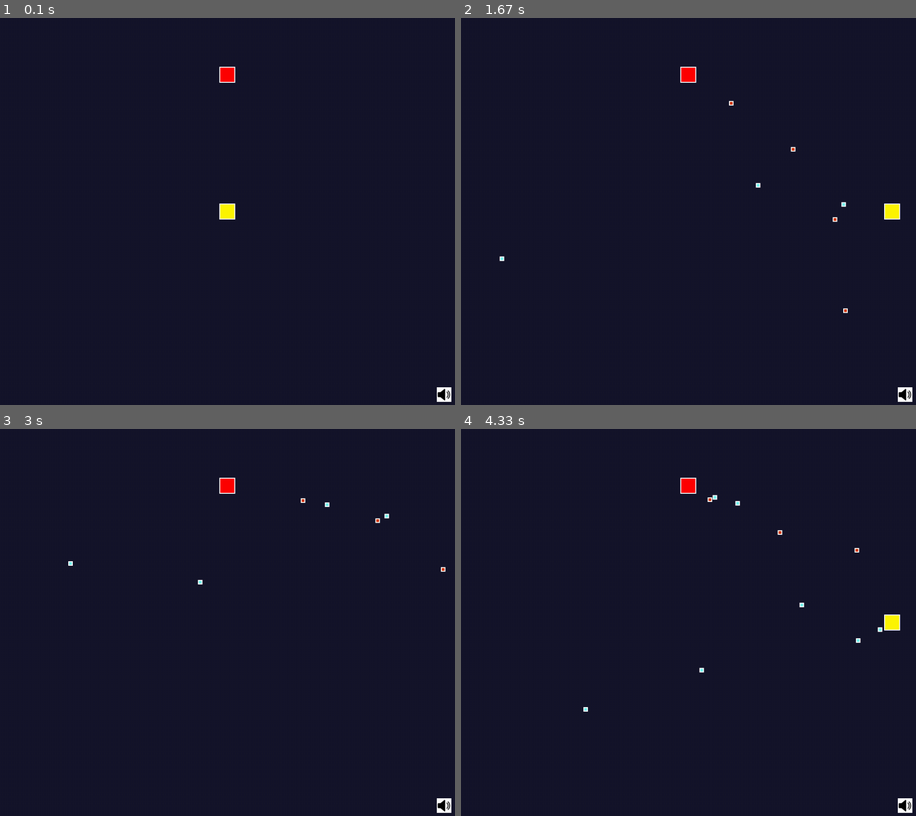
Above: before the commit, frames 1-4 (two rows, left to right).
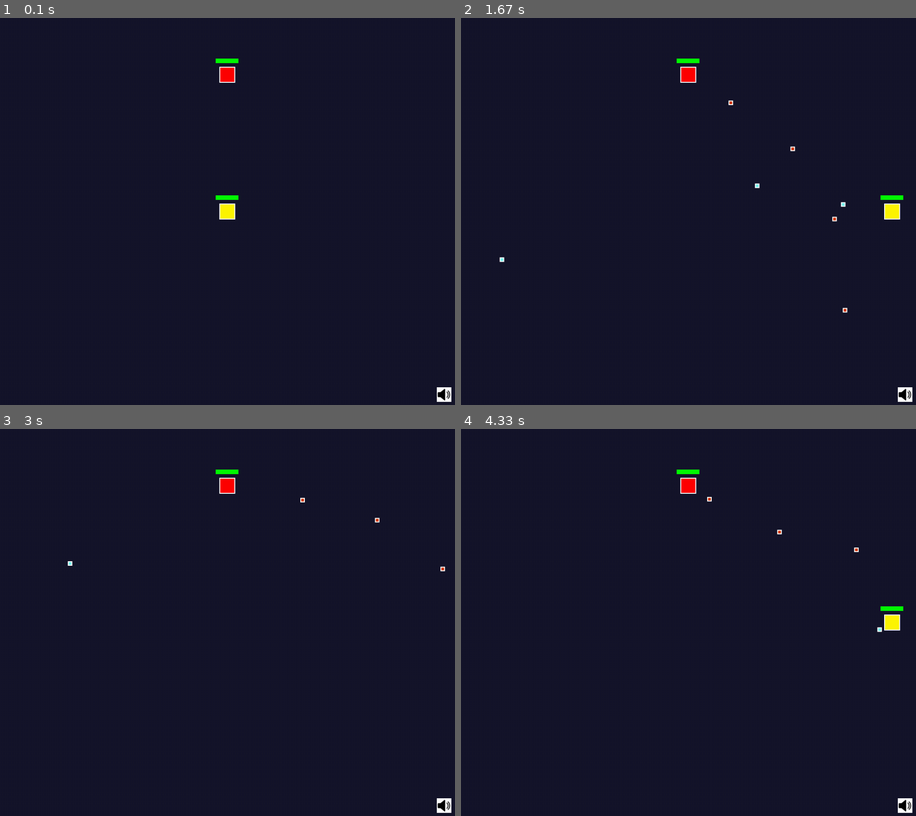
Above: after the commit, the same moments.

Repository: LuizBudeu/Pygame
Game: pygame game, started from BulletHell/main.py
Two runs of this game, one before a commit and one after it. Both use one fixed random seed, a clock stepped at 60 frames per second and the inputs below.
Inputs (mouse positions are in pixels of both pictures, inside the frame that each line leads up to):
- Up to frame 1 (0.1 s): no input
- Up to frame 2 (1.67 s): hold M 0.33-0.8 s; hold Right 0.33-0.8 s; move the mouse to (670, 226) at 0.37 s; hold M 0.83-1.3 s; hold Right 0.83-1.3 s; move the mouse to (834, 199) at 0.87 s; tap Space at 1.33 s
- Up to frame 3 (3 s): hold Right 1.67-2.13 s; move the mouse to (86, 564) at 1.7 s; hold Up 2.17-2.47 s; move the mouse to (295, 487) at 2.2 s; hold Right 2.5-2.97 s; move the mouse to (282, 657) at 2.53 s
- Up to frame 4 (4.33 s): hold Left 3-3.53 s; move the mouse to (697, 490) at 3.03 s; hold Down 3.57-3.87 s; move the mouse to (524, 610) at 3.6 s; hold Left 3.9-4.3 s; move the mouse to (693, 665) at 3.93 s

The runs differ from the first frame. In frame 1, 0.1% of the frame differs, in the area x 47-53%, y 10-48%; in frame 2, 0.2%; in frame 3, 0.1%; in frame 4, 0.3%, in the area x 26-98%, y 10-74%.

Commit message:
workspace overhaul

Diff:
--- a/BulletHell/bullet.py
+++ b/BulletHell/bullet.py
@@ -1,10 +1,10 @@
 import pygame
-from utils.settings import *
-from utils.ui_utils import *
-from entity import Entity
+from common.settings import *
+from common.ui_utils import *
+from common.entity import Entity
 
 
 class Bullet(Entity):
-    def __init__(self, x, y, width, height, color):
-        super().__init__(x, y, width, height, color)
+    def __init__(self, x, y, width, height, color, name):
+        super().__init__(x, y, width, height, color, name)
         self.vel_mod = 8
--- a/BulletHell/entity.py
+++ b/BulletHell/common/entity.py
@@ -1,21 +1,30 @@
 import pygame
 import math
-from utils.settings import *
+from .settings import *
 
 
 
 class Entity:
-    def __init__(self, x, y, width, height, color):
+    unique_id = 0
+
+    def __init__(self, x, y, width, height, color, name="unnamed_entity", max_health=None):
+        self.name = name
+        self.id = Entity.unique_id
+        Entity.unique_id += 1
+
         self.x = x
         self.y = y
         self.width = width
         self.height = height
-        self.center = (x + self.width / 2, y + self.height / 2)
+        self.dimension = (self.width, self.height)
         self.color = color
         self.rect = pygame.Rect(self.x, self.y, self.width, self.height)
         self.velx = 0
         self.vely = 0
-        self.vel_mod = 5
+        self.vel_mod = 0
+        self.lifebar = None
+        self.max_health = max_health
+        self.health = max_health
 
     def update(self):
         if self.velx == 0 or self.vely == 0:
@@ -25,7 +34,6 @@
             self.x += self.velx / math.sqrt(2)
             self.y += self.vely / math.sqrt(2)
 
-        self.center = (self.x + self.width / 2, self.y + self.height / 2)
         self.rect = pygame.Rect(self.x, self.y, self.width, self.height)
 
     def set_center_position(self, center):
@@ -34,18 +42,32 @@
         self.rect = pygame.Rect(self.x, self.y, self.width, self.height)
 
     def get_center_position(self):
-        return self.x + self.width / 2, self.y + self.height / 2
+        return self.rect.center
 
     def get_topleft_position(self):
-        return self.x, self.y
+        return self.rect.topleft
 
     def set_topleft_position(self, topleft):
-        self.x = topleft[0]
-        self.y = topleft[1]
-        self.rect = pygame.Rect(self.x, self.y, self.width, self.height)
+        self.rect.topleft = topleft
 
     def draw(self, screen):
         pygame.draw.rect(screen, self.color, self.rect)
 
     def show_hitbox(self, screen):
         pygame.draw.rect(screen, WHITE, self.rect, 2)
+
+    def hit(self, other_rect):
+        if self.rect.colliderect(other_rect):
+            return True
+        return False
+
+    def out_of_bounds(self):
+        if self.x + self.width + 10 < 0 or self.x > WINDOW_SIZE[0] + 10:
+            return True
+        elif self.y + self.height + 10 < 0 or self.y > WINDOW_SIZE[1] + 10:
+            return True
+        else:
+            return False
+
+    def take_damage(self, damage):
+        self.health -= damage
--- a/CameraMovementTest/utils/ui_utils.py
+++ b/BulletHell/common/ui_utils.py
@@ -33,8 +33,6 @@
             return True
         return False
 
-
-
 def write_text(screen, text='Insert text here', font_size=50, color=(0, 0, 0), center_pos=(WINDOW_SIZE[0]//2, WINDOW_SIZE[1]//2), topleft_pos = None):
     font = pygame.font.Font("freesansbold.ttf", font_size)
     text_surf = font.render(text, True, color)
@@ -43,7 +41,6 @@
     else:
         text_rect = text_surf.get_rect(topleft=topleft_pos)
     screen.blit(text_surf, text_rect)
-
 
 def draw_transparent_rect(screen, center_pos=(100, 100), topleft_pos=None, dim=WINDOW_SIZE, color=(255, 255, 255)):
     s = pygame.Surface(dim)  # the size of your rect
@@ -55,6 +52,5 @@
     else:
         screen.blit(s, (center_pos[0]-dim[0]//2, center_pos[1]-dim[1]//2))
 
-
 def get_mouse_pos():
     return pygame.mouse.get_pos()
--- a/BulletHell/enemy.py
+++ b/BulletHell/enemy.py
@@ -1,27 +1,34 @@
 import pygame
 import math
-from utils.settings import *
-from utils.ui_utils import *
-from entity import Entity
+from common.settings import *
+from common.ui_utils import *
+from common.entity import Entity
 from bullet import Bullet
+from lifebar import Lifebar
 
 
 class Enemy(Entity):
-    def __init__(self, x, y, width, height, color):
-        super().__init__(x, y, width, height, color)
+    def __init__(self, x, y, width, height, color, name, max_health):
+        super().__init__(x, y, width, height, color, name, max_health)
         self.vel_mod = 2
         self.fire_rate = 250
 
     def shoot(self, entities, player):
-        bullet = Bullet(self.center[0], self.center[1], 10, 10, REDDISHBROWN)
-        bullet.set_center_position((self.center[0], self.center[1]))
+        bullet = Bullet(self.rect.centerx, self.rect.centery, 10, 10, REDDISHBROWN, 'bullet')
+        bullet.set_center_position((self.rect.centerx, self.rect.centery))
         angle = self.get_bullet_direction(player)
         bullet.velx = bullet.vel_mod * math.cos(angle)
         bullet.vely = bullet.vel_mod * math.sin(angle)
-        entities.append(bullet)
+        entities[bullet.id] = bullet
 
     def get_bullet_direction(self, player):
         center = self.get_center_position()
         player_center = player.get_center_position()
         angle = math.atan2(player_center[1] - center[1], player_center[0] - center[0])
         return angle
+
+    def show_lifebars(self, screen):
+        self.lifebar = Lifebar(self.x, self.y, 50, 10, max_health=self.max_health)
+        self.lifebar.take_damage(self.max_health - self.health)
+        self.lifebar.set_center_position((self.rect.centerx, self.rect.centery - 30))
+        self.lifebar.draw(screen)
--- a/BulletHell/game.py
+++ b/BulletHell/game.py
@@ -3,8 +3,8 @@
 from pygame import mixer
 import sys
 import time
-from utils.settings import *
-from utils.ui_utils import *
+from common.settings import *
+from common.ui_utils import *
 from player import Player
 from enemy import Enemy
 
@@ -19,9 +19,9 @@
         pygame.display.set_caption("Bullet Hell")
 
         self.init_game()
-        self.game_loop(show_hitboxes=True)
-
-    def game_loop(self, show_hitboxes=False):
+        self.game_loop()
+
+    def game_loop(self):
         while True:
             self.screen.fill(NIGHTBLUE)
 
@@ -80,21 +80,21 @@
                     self.player.can_dash = True
                     pygame.time.set_timer(self.player_dash_ready, 0)
 
-            self.screen_update(show_hitboxes)
+            self.screen_update()
 
             pygame.display.update()
             self.clock.tick(120)
 
     def init_game(self):
-        self.player = Player(WINDOW_SIZE[0]/2, WINDOW_SIZE[1]/2, 35, 35, YELLOW)
+        self.player = Player(WINDOW_SIZE[0]/2, WINDOW_SIZE[1]/2, 35, 35, YELLOW, 'player', max_health=100)
         self.player.set_center_position((WINDOW_SIZE[0]/2, WINDOW_SIZE[1]/2))
 
-        self.enemy = Enemy(WINDOW_SIZE[0]/2, WINDOW_SIZE[1]/2, 35, 35, RED)
+        self.enemy = Enemy(WINDOW_SIZE[0]/2, WINDOW_SIZE[1]/2, 35, 35, RED, 'enemy', max_health=100)
         self.enemy.set_center_position((WINDOW_SIZE[0]/2, WINDOW_SIZE[1]/2 - 300))
 
-        self.entities = []
-        self.entities.append(self.player)
-        self.entities.append(self.enemy)
+        self.entities = {}
+        self.add_entity(self.player)
+        self.add_entity(self.enemy)
 
         self.muted = False
 
@@ -113,63 +113,52 @@
         self.player_dash_ready = pygame.USEREVENT + 2
         pygame.time.set_timer(self.player_dash_ready, 0)
 
-    def load_images(self):
-        unmuted_icon_surf = pygame.image.load("assets/images/unmuted_icon.png").convert_alpha()
-        muted_icon_surf = pygame.image.load("assets/images/muted_icon.png").convert_alpha()
-
-        self.images = {
-            'unmuted_icon': unmuted_icon_surf,
-            'muted_icon': muted_icon_surf
-        }
-
-    def load_sounds(self):
-        mixer.music.load(f"assets/sound/music/gameloop{random.randint(1, 3)}.ogg")
-        mixer.music.set_volume(0.2)
-
-        self.bullet_sound = mixer.Sound("assets/sound/effects/laser.wav")
-        self.dash_sound = mixer.Sound("assets/sound/effects/dash2.wav")
-
-        self.sounds = {
-            self.bullet_sound: {'volume': 0.03},
-            self.dash_sound: {'volume': 0.07}
-        }
-
-        for sound in self.sounds:
-            mixer.Sound.set_volume(sound, self.sounds[sound]['volume'])
-
-    def play_background_music(self):
-        mixer.music.play(-1)
-
-    def mute_all_sounds(self):
-        mixer.music.set_volume(0)
-        for sound in self.sounds:
-            mixer.Sound.set_volume(sound, 0)
-
-    def unmute_all_sounds(self):
-        mixer.music.set_volume(0.2)
-        for sound in self.sounds:
-            mixer.Sound.set_volume(sound, self.sounds[sound]['volume'])
+    def screen_update(self):
+        for entity in self.entities.values():
+            entity.update()
+            entity.draw(self.screen)
+
+        self.handle_player()
+        self.handle_enemies()
+        self.handle_bullets()
+        #print(self.player.health)
+
+        self.draw_ui()
+        self.cleanup()
 
     def handle_player(self):
+        # Dash handling
         if self.player.dashing:
             self.player.dash(self.dash_sound)
             self.player.current_dash_frames -= 1
-
         if self.player.current_dash_frames <= 0:
             self.player.set_intangible(False)
             self.player.dashing = False
             self.player.current_dash_frames = self.player.max_dash_frames
 
-    def screen_update(self, show_hitboxes):
-        self.handle_player()
-
-        for entity in self.entities:
-            entity.update()
-            entity.draw(self.screen)
-            if show_hitboxes:
+        # Hit detection
+        for bullet in self.get_entities_from_name('bullet'):
+            if self.player.hit(bullet) and not self.player.intangible:
+                print("dano")
+                self.player.take_damage(25)
+
+        # Visual effects
+        self.player.show_lifebars(self.screen)
+        self.player.show_hitbox(self.screen)
+
+    def handle_enemies(self):
+        for entity in self.entities.values():
+            if entity.name == 'enemy':
+                entity.show_lifebars(self.screen)
                 entity.show_hitbox(self.screen)
 
-        self.draw_ui()
+    def handle_bullets(self):
+        for entity in self.entities.values():
+            if entity.name == 'bullet':
+                entity.show_hitbox(self.screen)
+
+                if entity.out_of_bounds():
+                    entity.name = 'to_be_deleted'
 
     def draw_ui(self):
         self.draw_sound_icon()
@@ -179,3 +168,52 @@
             self.screen.blit(self.images['unmuted_icon'], (WINDOW_SIZE[0] - 40, WINDOW_SIZE[1] - 40))
         else:
             self.screen.blit(self.images['muted_icon'], (WINDOW_SIZE[0] - 40, WINDOW_SIZE[1] - 40))
+
+    def load_images(self):
+        unmuted_icon_surf = pygame.image.load("assets/images/unmuted_icon.png").convert_alpha()
+        muted_icon_surf = pygame.image.load("assets/images/muted_icon.png").convert_alpha()
+
+        self.images = {
+            'unmuted_icon': unmuted_icon_surf,
+            'muted_icon': muted_icon_surf
+        }
+
+    def load_sounds(self):
+        mixer.music.load(f"assets/sound/music/gameloop{random.randint(1, 3)}.ogg")
+        mixer.music.set_volume(0.2)
+
+        self.bullet_sound = mixer.Sound("assets/sound/effects/laser.wav")
+        self.dash_sound = mixer.Sound("assets/sound/effects/dash2.wav")
+
+        self.sounds = {
+            self.bullet_sound: {'volume': 0.03},
+            self.dash_sound: {'volume': 0.07}
+        }
+
+        for sound in self.sounds:
+            mixer.Sound.set_volume(sound, self.sounds[sound]['volume'])
+
+    def play_background_music(self):
+        mixer.music.play(-1)
+
+    def mute_all_sounds(self):
+        mixer.music.set_volume(0)
+        for sound in self.sounds:
+            mixer.Sound.set_volume(sound, 0)
+
+    def unmute_all_sounds(self):
+        mixer.music.set_volume(0.2)
+        for sound in self.sounds:
+            mixer.Sound.set_volume(sound, self.sounds[sound]['volume'])
+
+    def add_entity(self, entity):
+        self.entities[entity.id] = entity
+
+    def cleanup(self):
+        for entity in self.entities.values():
+            if entity.name == 'to_be_deleted':
+                del self.entities[entity.id]
+                break
+
+    def get_entities_from_name(self, name):
+        return [entity for entity in self.entities.values() if entity.name == name]
--- /dev/null
+++ b/BulletHell/lifebar.py
@@ -0,0 +1,32 @@
+import pygame
+from common.settings import *
+
+
+class Lifebar:
+    def __init__(self, x, y, width, height, color1=GREEN, color2=RED, max_health=10000):
+        self.x = x
+        self.y = y
+        self.width = width
+        self.height = height
+        self.dimension = (self.width, self.height)
+        self.color1 = color1
+        self.color2 = color2
+
+        self.max_health = max_health
+        self.health = max_health
+
+        self.rrect = pygame.Rect(x, y, width, height)
+        self.grect = pygame.Rect(x, y, width, height)
+
+    def draw(self, screen):
+        pygame.draw.rect(screen, self.color2, self.rrect)
+        pygame.draw.rect(screen, self.color1, self.grect)
+
+    def take_damage(self, damage):
+        self.grect.width -= damage / self.max_health
+
+    def set_center_position(self, center):
+        self.x = center[0] - self.width / 2
+        self.y = center[1] - self.height / 2
+        self.rrect = pygame.Rect(self.x, self.y, self.width, self.height)
+        self.grect = pygame.Rect(self.x, self.y, self.width, self.height)
--- a/BulletHell/player.py
+++ b/BulletHell/player.py
@@ -1,14 +1,16 @@
 import pygame
 from pygame import mixer
 import math
-from utils.settings import *
-from utils.ui_utils import *
-from entity import Entity
+from common.settings import *
+from common.ui_utils import *
+from common.entity import Entity
 from bullet import Bullet
+from lifebar import Lifebar
+
 
 class Player(Entity):
-    def __init__(self, x, y, width, height, color):
-        super().__init__(x, y, width, height, color)
+    def __init__(self, x, y, width, height, color, name, max_health):
+        super().__init__(x, y, width, height, color, name, max_health)
         self.vel_mod = 4
         self.dash_vel_mod = 8
         self.max_dash_frames = 15
@@ -20,11 +22,11 @@
         self.can_dash = True
 
     def shoot(self, entities, bullet_sound):
-        bullet = Bullet(self.center[0], self.center[1], 10, 10, LIGHTBLUE)
+        bullet = Bullet(self.rect.centerx, self.rect.centery, 10, 10, LIGHTBLUE, 'bullet')
         angle = self.get_bullet_direction()
         bullet.velx = bullet.vel_mod * math.cos(angle)
         bullet.vely = bullet.vel_mod * math.sin(angle)
-        entities.append(bullet)
+        entities[bullet.id] = bullet
 
         bullet_sound.play()
 
@@ -66,3 +68,9 @@
         elif self.vely < 0:
             direction[1] = -1
         return direction
+
+    def show_lifebars(self, screen):
+        self.lifebar = Lifebar(self.x, self.y, 50, 10, max_health=self.max_health)
+        self.lifebar.take_damage(self.max_health - self.health)
+        self.lifebar.set_center_position((self.rect.centerx, self.rect.centery - 30))
+        self.lifebar.draw(screen)
Empty file added: BulletHell/__init__.py
Empty file added: BulletHell/common/__init__.py
Renamed: CameraMovementTest/utils/settings.py -> BulletHell/common/settings.py
